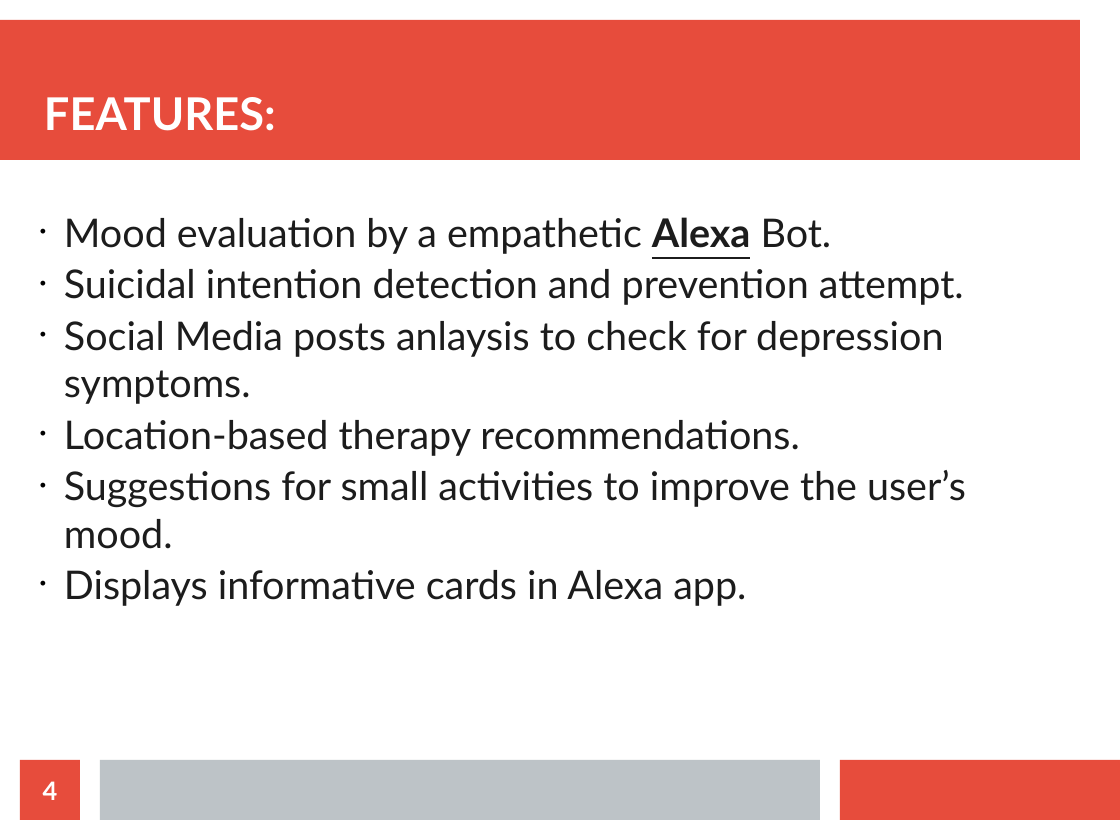
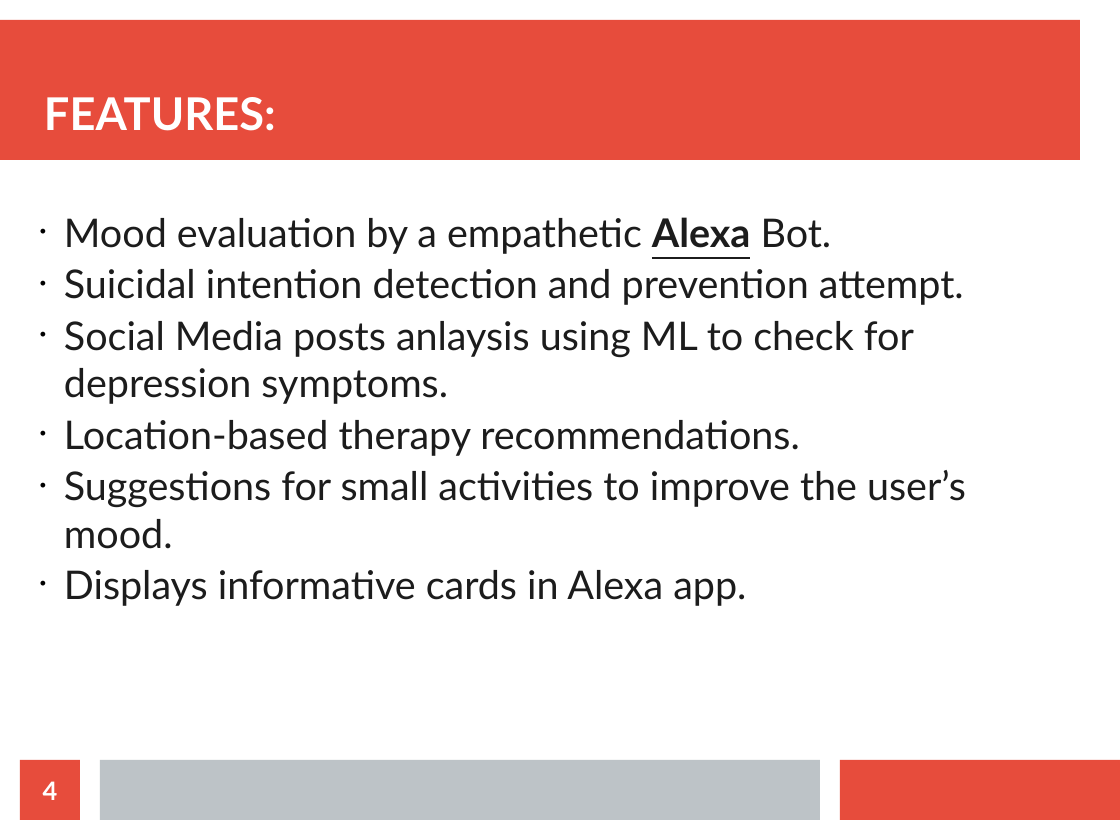
Before and after one commit to abhishekti7/CodeUtsava-Hack, a slide deck: slide 4 of presentation/CodeUtsava.odp. Drawn at 1120x840 pixels with LibreOffice and Linux fonts; fonts in the diff are those of the drawing. Boxes give left, top, right and bottom in pixels: in the first picture for what was removed or moved away, otherwise in the second. Text is boxed around its words. In the diff, an @@ line names an element or a change of style, - is before the commit and + after.

```diff
--- a/presentation/CodeUtsava.odp
+++ b/presentation/CodeUtsava.odp
@@ subtitle at [64, 321, 914, 404]: text changed @@
-• Social Media posts anlaysis to check for depression symptoms.
+• Social Media posts anlaysis using ML to check for depression symptoms.
```
Also in this commit, not shown: 1 other slide changed, 2 other files.
